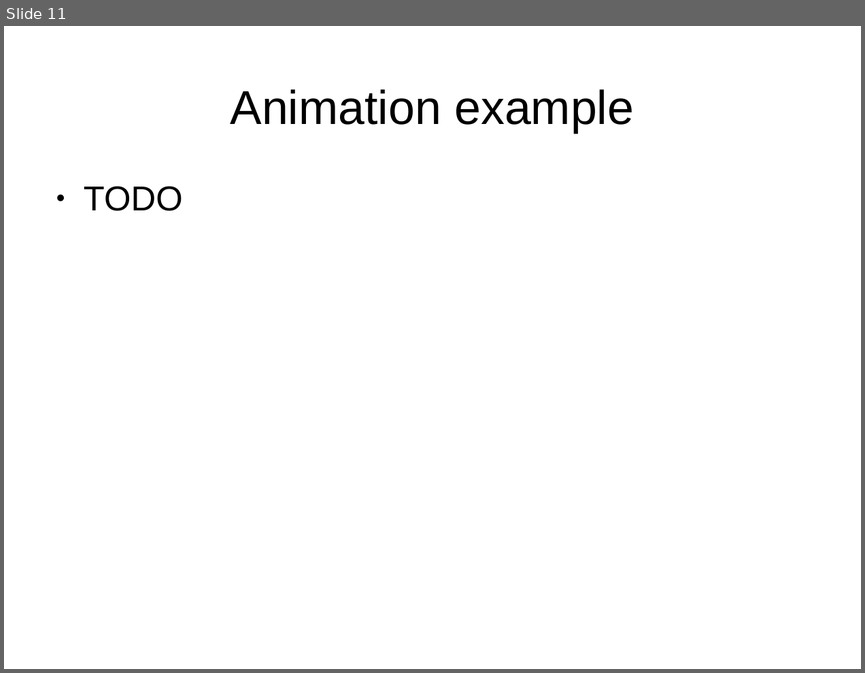
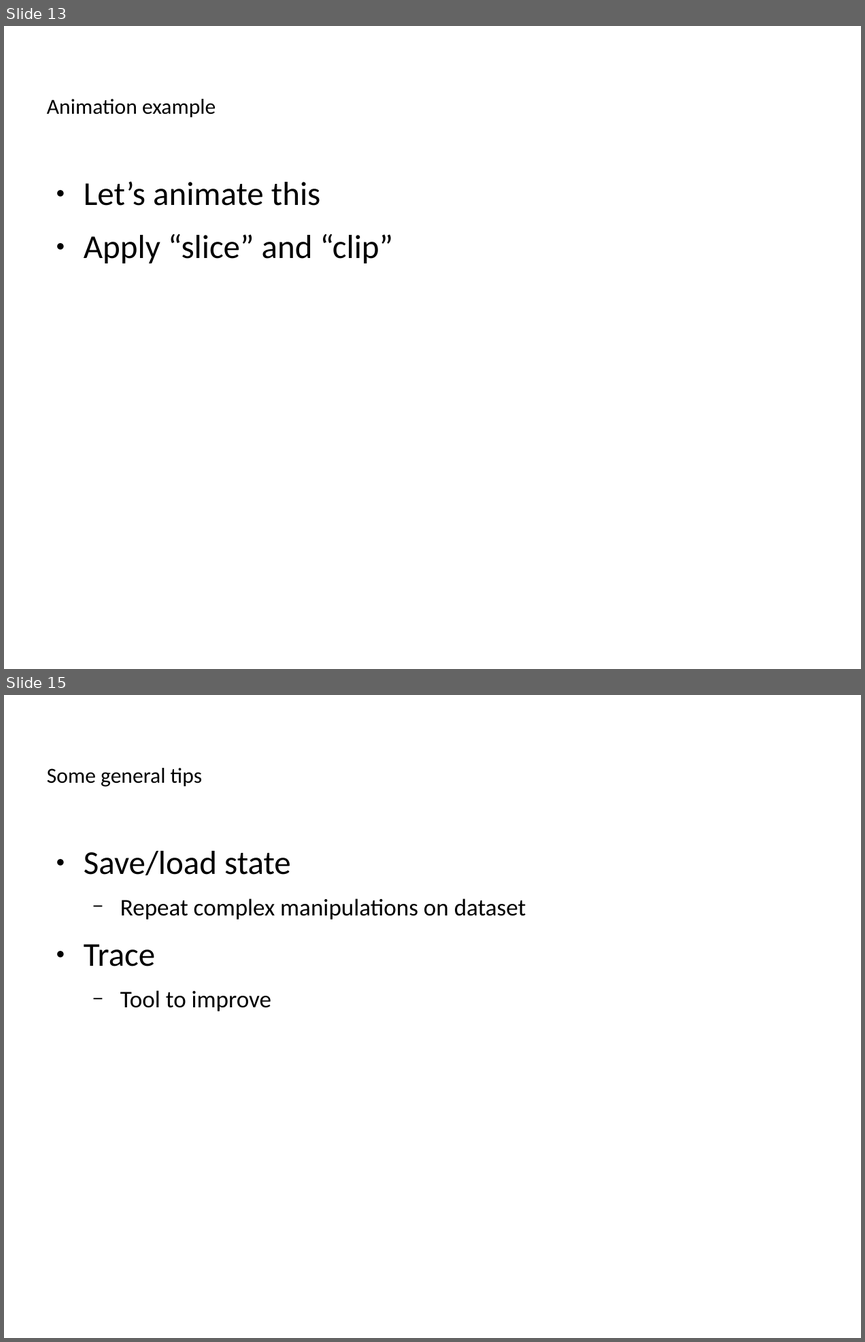
Before and after one commit to ucgmsim/workshops, a slide deck: presentation/slides.odp. Shown one above the other, each under a label of ours: slide 11 before the commit, slides 13 and 15 after it; the slides between them are not shown. The pictures are 865x673 and 865x1342 pixels, drawn with LibreOffice and Linux fonts; fonts in the diff are those of the drawing. Boxes give left, top, right and bottom in pixels: in the first picture for what was removed or moved away, otherwise in the second. Text is boxed around its words. In the diff, an @@ line names an element or a change of style, - is before the commit and + after.

```diff
--- a/presentation/slides.odp
+++ b/presentation/slides.odp
@@ slide 15 added at (4,695,861,1338), background #FFFFFF @@
@@ title added at (47,768,202,787), 19.9 pt, text #000000 @@
+Some general tips
@@ text added at (84,851,526,1011), 22.1 pt, text #000000 @@
+● Save/load state
+  − Repeat complex manipulations on dataset
+● Trace
+  − Tool to improve
@@ what was slide 11 is now slide 13 @@
@@ slide 13 changed as well @@
@@ title "Animation example" at (47,99,215,117): size 44 to 19.9 pt, font Arial to Calibri; alignment centre to left @@
@@ text at (84,181,394,263): text changed; size 32 to 30.9 pt; font Arial to Calibri @@
-● TODO
+● Let’s animate this
+● Apply “slice” and “clip”
```
Also in this commit, not shown: 10 other slides changed, 3 other slides added.
